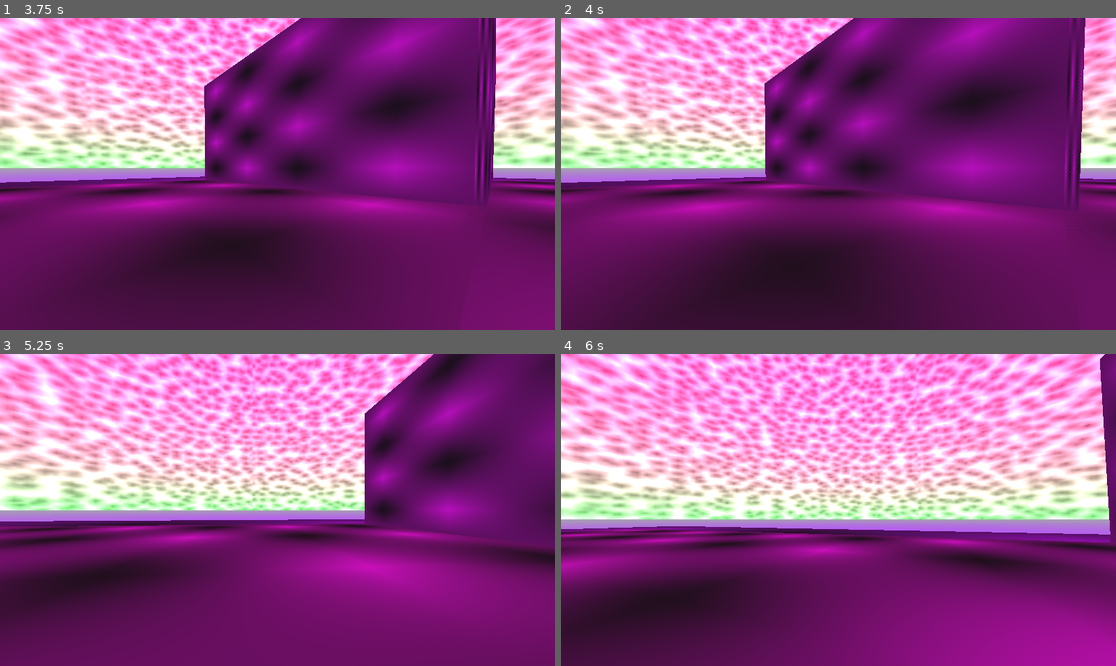
Above: before the commit, frames 1-4 (two rows, left to right).
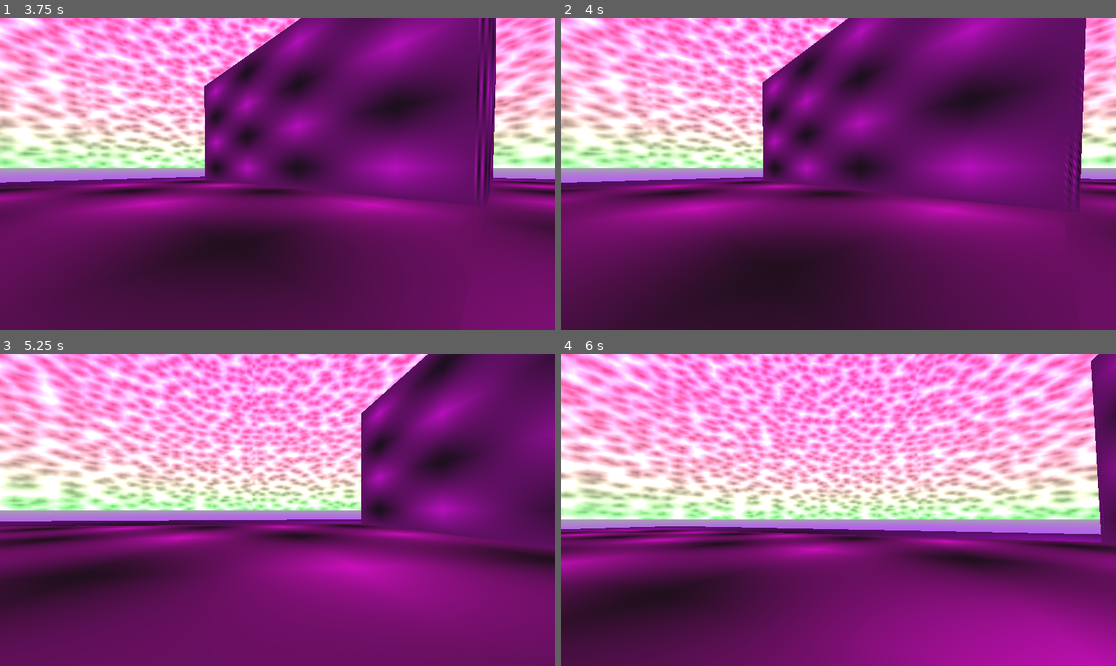
Above: after the commit, the same moments.

Repository: loteque/ssj2025-puzzle
Game: Godot game, scene res://world_test.tscn
The game is run twice, just before and just after one commit, with the same random seed, the same clock (stepped at 60 frames per second) and the same inputs.
Inputs (mouse positions are in pixels of both pictures, inside the frame that each line leads up to):
- Up to frame 1 (3.75 s): tap Enter at 0.5 s; move the mouse to (305, 174) at 0.52 s; hold W (move_forward) from 0.53 s (still down); tap E (interact) every 0.75 s from 0.6 to 3.6 s; move the mouse to (249, 174) at 1.27 s; move the mouse to (288, 167) at 2.02 s; move the mouse to (271, 180) at 2.77 s; move the mouse to (316, 177) at 3.52 s
- Up to frame 2 (4 s): keep holding W (move_forward)
- Up to frame 3 (5.25 s): keep holding W (move_forward); move the mouse to (233, 506) at 4.27 s; tap E (interact) at 4.35, 5.1 s; move the mouse to (283, 510) at 5.02 s
- Up to frame 4 (6 s): move the mouse to (816, 503) at 5.77 s; release W (move_forward) at 5.78 s; hold D (move_right) from 5.78 s (still down); tap E (interact) at 5.85 s

Frame 1 is identical in both runs. In frame 2, 0.8% of the frame differs, in the area x 2-97%, y 0-60%; in frame 3, 0.5%; in frame 4, 1.0%, in the area x 0-100%, y 0-61%.

Commit message:
fixup the interaction system and pedestal button

Diff:
--- a/common/interactable/Interactable3D/InteractableArea3D.gd
+++ b/common/interactable/Interactable3D/InteractableArea3D.gd
@@ -1,3 +1,4 @@
+@tool
 extends Area3D
 class_name InteractableArea3D
 
@@ -6,14 +7,31 @@
 signal interaction_started(interactable: Interactable, interactor: Node3D)
 signal interaction_completed(interactable: Interactable, interactor: Node3D, result: int)
 
+var _enabled: bool
+
 func _ready():
     add_to_group("Interactable")
-    name = interactable.name
+
+
+func enable():
+    process_mode = ProcessMode.PROCESS_MODE_INHERIT
+    _enabled = true
+
+
+func disable():
+    process_mode = ProcessMode.PROCESS_MODE_DISABLED
+    _enabled = false
+
+
+func is_enabled() -> bool:
+    return _enabled
+
 
 func start_interaction(interactor: Node3D):
     interaction_started.emit(self, interactor)
     interactable.interact_start_debug(interactor, self)
 
+
 func end_interaction(interactor: Node3D):
         interactable.interact_status_debug(interactor, self, Interactable.TEST_OK)
         interaction_completed.emit(self, interactor, Interactable.TEST_OK)
--- a/common/interactable/Interactable3D/InteractableRayCast.gd
+++ b/common/interactable/Interactable3D/InteractableRayCast.gd
@@ -28,6 +28,7 @@
         return
 
     var target = get_collider()
+
 
     if target.is_in_group("Interactable"):
         interactable_connected.emit(target)
--- a/pedestal_switch/pedastal_switch.gd
+++ b/pedestal_switch/pedastal_switch.gd
@@ -1,12 +1,14 @@
 @tool
 extends Node3D
 
-@onready var interactable: InteractableArea3D = %InteractableArea3D
+@onready var interactable: InteractableArea3D = %IA3D
 @onready var pedastal: CSGShape3D = %Pedastal
 @onready var switch: CSGShape3D = %Switch
 
 func enable_switch():
+    interactable.enable()
     pedastal.show()
 
 func disable_switch():
+    interactable.disable()
     pedastal.hide()
--- a/pedestal_switch/pedestal_switch.tscn
+++ b/pedestal_switch/pedestal_switch.tscn
@@ -29,13 +29,14 @@
 height = 1.5
 material = SubResource("StandardMaterial3D_olnlv")
 
-[node name="InteractableArea3D" type="Area3D" parent="." groups=["Interactable"]]
+[node name="IA3D" type="Area3D" parent="." groups=["Interactable"]]
 unique_name_in_owner = true
 transform = Transform3D(1, 0, 0, 0, 1, 0, 0, 0, 1, -16.5, 1, 3)
+monitoring = false
 script = ExtResource("1_krlyf")
 interactable = ExtResource("2_sbcxk")
 metadata/_custom_type_script = "uid://cxxp3y4ilvf3m"
 
-[node name="CollisionShape3D" type="CollisionShape3D" parent="InteractableArea3D"]
+[node name="CollisionShape3D" type="CollisionShape3D" parent="IA3D"]
 transform = Transform3D(1, 0, 0, 0, 1, 0, 0, 0, 1, 0, 0.63461, 0)
 shape = SubResource("SphereShape3D_sbcxk")
--- a/puzzles/stages/000.tscn
+++ b/puzzles/stages/000.tscn
@@ -125,6 +125,13 @@
 door_open = true
 switch_enabled = false
 
+[sub_resource type="Resource" id="Resource_5qamh"]
+script = ExtResource("4_md5vq")
+wall_enabled = false
+doorway_enabled = false
+door_open = true
+switch_enabled = false
+
 [sub_resource type="Resource" id="Resource_5j2ap"]
 script = ExtResource("4_md5vq")
 wall_enabled = false
@@ -140,20 +147,13 @@
 switch_enabled = false
 
 [sub_resource type="Resource" id="Resource_66flh"]
-script = ExtResource("4_md5vq")
-wall_enabled = false
-doorway_enabled = false
-door_open = true
-switch_enabled = false
-
-[sub_resource type="Resource" id="Resource_5qamh"]
-script = ExtResource("3_2oss7")
-room_type = 0
-rotation_90 = 0
-n_wall = SubResource("Resource_5j2ap")
-w_wall = SubResource("Resource_66flh")
+script = ExtResource("3_2oss7")
+room_type = 0
+rotation_90 = 0
+n_wall = SubResource("Resource_5qamh")
+w_wall = SubResource("Resource_0cun5")
 e_wall = SubResource("Resource_g2l15")
-s_wall = SubResource("Resource_0cun5")
+s_wall = SubResource("Resource_5j2ap")
 metadata/_custom_type_script = "uid://cjygd0iam6vsv"
 
 [sub_resource type="Resource" id="Resource_kv1wo"]
@@ -317,28 +317,12 @@
 
 [node name="Room" parent="NW" index="0" instance=ExtResource("2_rpmy0")]
 room_config = SubResource("Resource_md5vq")
-n_doorway = false
-n_switch_enabled = false
-w_doorway = false
-w_switch_enabled = false
-e_doorway = false
-e_switch_enabled = false
-s_doorway = false
-s_switch_enabled = false
 
 [node name="N" parent="." index="3"]
 unique_name_in_owner = true
 
 [node name="Room" parent="N" index="0" instance=ExtResource("2_rpmy0")]
 room_config = SubResource("Resource_b5ssb")
-n_doorway = false
-n_switch_enabled = false
-w_doorway = false
-w_switch_enabled = false
-e_doorway = false
-e_switch_enabled = false
-s_doorway = false
-s_switch_enabled = false
 
 [node name="NE" parent="." index="4"]
 unique_name_in_owner = true
@@ -348,74 +332,38 @@
 room_config = ExtResource("5_b5ssb")
 room_type = 1
 n_wall_enabled = true
-n_doorway = false
 n_door_open = false
-n_switch_enabled = false
 w_wall_enabled = true
-w_doorway = false
 w_door_open = false
-w_switch_enabled = false
 e_wall_enabled = true
-e_doorway = false
 e_door_open = false
-e_switch_enabled = false
 s_wall_enabled = true
+s_doorway = true
+s_switch_enabled = true
 
 [node name="W" parent="." index="5"]
 unique_name_in_owner = true
 
 [node name="Room" parent="W" index="0" instance=ExtResource("2_rpmy0")]
 room_config = SubResource("Resource_3dxrg")
-n_doorway = false
-n_switch_enabled = false
-w_doorway = false
-w_switch_enabled = false
-e_doorway = false
-e_switch_enabled = false
-s_doorway = false
-s_switch_enabled = false
 
 [node name="C" parent="." index="6"]
 unique_name_in_owner = true
 
 [node name="Room" parent="C" index="0" instance=ExtResource("2_rpmy0")]
-room_config = SubResource("Resource_5qamh")
-n_doorway = false
-n_switch_enabled = false
-w_doorway = false
-w_switch_enabled = false
-e_doorway = false
-e_switch_enabled = false
-s_doorway = false
-s_switch_enabled = false
+room_config = SubResource("Resource_66flh")
 
 [node name="E" parent="." index="7"]
 unique_name_in_owner = true
 
 [node name="Room" parent="E" index="0" instance=ExtResource("2_rpmy0")]
 room_config = SubResource("Resource_68ss8")
-n_doorway = false
-n_switch_enabled = false
-w_doorway = false
-w_switch_enabled = false
-e_doorway = false
-e_switch_enabled = false
-s_doorway = false
-s_switch_enabled = false
 
 [node name="SW" parent="." index="8"]
 unique_name_in_owner = true
 
 [node name="Room" parent="SW" index="0" instance=ExtResource("2_rpmy0")]
 room_config = SubResource("Resource_uk2ak")
-n_doorway = false
-n_switch_enabled = false
-w_doorway = false
-w_switch_enabled = false
-e_doorway = false
-e_switch_enabled = false
-s_doorway = false
-s_switch_enabled = false
 
 [node name="S" parent="." index="9"]
 unique_name_in_owner = true
@@ -423,14 +371,6 @@
 [node name="Room" parent="S" index="0" node_paths=PackedStringArray("puzzle_stage") instance=ExtResource("2_rpmy0")]
 puzzle_stage = NodePath("../..")
 room_config = SubResource("Resource_0y4xl")
-n_doorway = false
-n_switch_enabled = false
-w_doorway = false
-w_switch_enabled = false
-e_doorway = false
-e_switch_enabled = false
-s_doorway = false
-s_switch_enabled = false
 
 [node name="SE" parent="." index="10"]
 unique_name_in_owner = true
@@ -438,11 +378,3 @@
 [node name="Room" parent="SE" index="0" node_paths=PackedStringArray("puzzle_stage") instance=ExtResource("2_rpmy0")]
 puzzle_stage = NodePath("../..")
 room_config = SubResource("Resource_60loj")
-n_doorway = false
-n_switch_enabled = false
-w_doorway = false
-w_switch_enabled = false
-e_doorway = false
-e_switch_enabled = false
-s_doorway = false
-s_switch_enabled = false
--- a/room/room.tscn
+++ b/room/room.tscn
@@ -1,7 +1,46 @@
-[gd_scene load_steps=6 format=3 uid="uid://c2wkalqtpue3v"]
+[gd_scene load_steps=13 format=3 uid="uid://c2wkalqtpue3v"]
 
 [ext_resource type="Script" uid="uid://lp8qrfdcor2w" path="res://room/Room.gd" id="1_j33j0"]
 [ext_resource type="PackedScene" uid="uid://bdlw7q3lk88r2" path="res://wall/wall.tscn" id="1_jm6y3"]
+[ext_resource type="Script" uid="uid://bo7e47lx1xl3u" path="res://wall/WallConfig.gd" id="2_tku2a"]
+[ext_resource type="Script" uid="uid://cjygd0iam6vsv" path="res://room/RoomConfig.gd" id="3_qx3y5"]
+
+[sub_resource type="Resource" id="Resource_fntg6"]
+script = ExtResource("2_tku2a")
+wall_enabled = false
+doorway_enabled = false
+door_open = true
+switch_enabled = false
+
+[sub_resource type="Resource" id="Resource_et4wo"]
+script = ExtResource("2_tku2a")
+wall_enabled = false
+doorway_enabled = false
+door_open = true
+switch_enabled = false
+
+[sub_resource type="Resource" id="Resource_cy34l"]
+script = ExtResource("2_tku2a")
+wall_enabled = false
+doorway_enabled = false
+door_open = true
+switch_enabled = false
+
+[sub_resource type="Resource" id="Resource_lbx1e"]
+script = ExtResource("2_tku2a")
+wall_enabled = false
+doorway_enabled = false
+door_open = true
+switch_enabled = false
+
+[sub_resource type="Resource" id="Resource_0i02g"]
+script = ExtResource("3_qx3y5")
+room_type = 0
+rotation_90 = 0
+n_wall = SubResource("Resource_et4wo")
+w_wall = SubResource("Resource_lbx1e")
+e_wall = SubResource("Resource_fntg6")
+s_wall = SubResource("Resource_cy34l")
 
 [sub_resource type="BoxShape3D" id="BoxShape3D_avm4t"]
 size = Vector3(34, 1, 34)
@@ -15,22 +54,15 @@
 
 [node name="Room" type="StaticBody3D" node_paths=PackedStringArray("n_wall", "w_wall", "e_wall", "s_wall")]
 script = ExtResource("1_j33j0")
+room_config = SubResource("Resource_0i02g")
 n_wall = NodePath("NWall")
-n_doorway = true
 n_door_open = true
-n_switch_enabled = true
 w_wall = NodePath("WWall")
-w_doorway = true
 w_door_open = true
-w_switch_enabled = true
 e_wall = NodePath("EWall")
-e_doorway = true
 e_door_open = true
-e_switch_enabled = true
 s_wall = NodePath("SWall")
-s_doorway = true
 s_door_open = true
-s_switch_enabled = true
 
 [node name="CollisionShape3D" type="CollisionShape3D" parent="."]
 shape = SubResource("BoxShape3D_avm4t")
@@ -42,14 +74,18 @@
 [node name="NWall" parent="." instance=ExtResource("1_jm6y3")]
 unique_name_in_owner = true
 transform = Transform3D(-4.37114e-08, 0, 1, 0, 1, 0, -1, 0, -4.37114e-08, 0, 0, 0)
+wall_enabled = false
 
 [node name="WWall" parent="." instance=ExtResource("1_jm6y3")]
 unique_name_in_owner = true
 transform = Transform3D(-1, 0, -8.74228e-08, 0, 1, 0, 8.74228e-08, 0, -1, 0, 0, 0)
+wall_enabled = false
 
 [node name="EWall" parent="." instance=ExtResource("1_jm6y3")]
 unique_name_in_owner = true
+wall_enabled = false
 
 [node name="SWall" parent="." instance=ExtResource("1_jm6y3")]
 unique_name_in_owner = true
 transform = Transform3D(1.31134e-07, 0, -1, 0, 1, 0, 1, 0, 1.31134e-07, 0, 0, 0)
+wall_enabled = false
--- a/wall/wall.gd
+++ b/wall/wall.gd
@@ -41,12 +41,12 @@
         if switch_enabled:
             add_switch()
         else:
-            remove_move_switch()
+            remove_switch()
 
 var _is_wall_enabled: bool = false
 var _has_door: bool = false
 var _is_door_closed: bool = false
-var _has_switch: bool = true
+var _has_switch: bool = false
 
 
 @onready var wall_collision = %WallCollision
@@ -82,7 +82,7 @@
 
 func disable_wall():
     wall["wall"].hide()
-    wall["collision"].hide()
+    wall["collision"].disabled = true
     door_open = true
     wall["enabled"] = false
 
@@ -117,7 +117,7 @@
     _has_switch = true
 
 
-func remove_move_switch():
+func remove_switch():
     switch.disable_switch()
     _has_switch = false
 
@@ -142,7 +142,7 @@
     if switch_enabled:
         add_switch()
     else:
-        remove_move_switch()
+        remove_switch()
 
     if doorway:
         add_door()
--- a/wall/wall.tscn
+++ b/wall/wall.tscn
@@ -23,15 +23,13 @@
 
 [node name="Wall" type="Node3D"]
 script = ExtResource("1_6wk7l")
-doorway = true
-door_open = true
-switch_enabled = true
 
 [node name="Wall" type="StaticBody3D" parent="."]
 
 [node name="WallCollision" type="CollisionShape3D" parent="Wall"]
 unique_name_in_owner = true
 shape = SubResource("ConcavePolygonShape3D_7jyaa")
+disabled = true
 
 [node name="Wall" type="CSGBox3D" parent="Wall"]
 unique_name_in_owner = true
@@ -42,6 +40,7 @@
 [node name="Doorway" type="CSGBox3D" parent="Wall/Wall"]
 unique_name_in_owner = true
 transform = Transform3D(1, 0, 0, 0, 1, 0, 0, 0, 1, 0, -4, 0)
+visible = false
 operation = 2
 size = Vector3(1, 8, 5)
 material = SubResource("StandardMaterial3D_6ivlp")
@@ -51,7 +50,6 @@
 [node name="Door" type="CSGBox3D" parent="Door"]
 unique_name_in_owner = true
 transform = Transform3D(-1, 0, 8.74228e-08, 0, 1, 0, -8.74228e-08, 0, -1, 16.75, 4.5, 0)
-visible = false
 size = Vector3(0.5, 8, 5)
 material = SubResource("StandardMaterial3D_7jyaa")
 
@@ -59,7 +57,6 @@
 unique_name_in_owner = true
 transform = Transform3D(-1, 0, 8.74228e-08, 0, 1, 0, -8.74228e-08, 0, -1, 16.75, 4.5, 0)
 shape = SubResource("ConcavePolygonShape3D_jm6y3")
-disabled = true
 
 [node name="PedestalSwitch" parent="." instance=ExtResource("1_ah6et")]
 unique_name_in_owner = true
